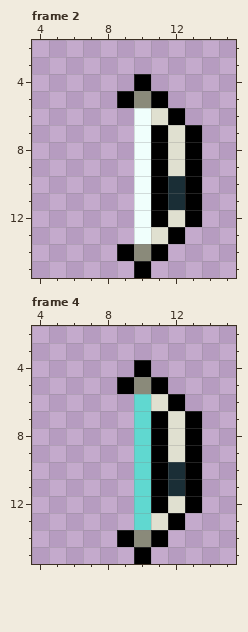
Pixel-art file: resources/gfx/gear/main_hand/wraith/WraithBonebow-Right.aseprite. Above, as it was before the edit.
16x16 pixels, 4 frames. Shown: frame 2: x 4..15, y 2..15; frame 4: x 4..15, y 2..15.
Once edited:
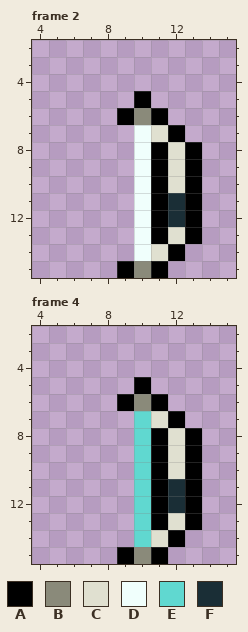
Palette (. is transparent): A #000000  B #8a8a7a  C #e0e0d0  D #f0fffc  E #60d8d0  F #1a2e36
From old to new:
Frame 2, layer "Main Hand":
y 4: x 10 A -> .
y 5: x 9..11 ABA -> .A.
y 6: x 9..12 .DCA -> ABA.
y 7: x 11..13 ACA -> CA.
y 10: x 12 F -> C
y 12: x 12 C -> F
y 13: x 11..13 CA. -> ACA
y 14: x 9..12 ABA. -> .DCA
y 15: x 9..11 .A. -> ABA
Frame 4, layer "Main Hand":
y 4: x 10 A -> .
y 5: x 9..11 ABA -> .A.
y 6: x 9..12 .ECA -> ABA.
y 7: x 11..13 ACA -> CA.
y 10: x 12 F -> C
y 12: x 12 C -> F
y 13: x 11..13 CA. -> ACA
y 14: x 9..12 ABA. -> .ECA
y 15: x 9..11 .A. -> ABA
